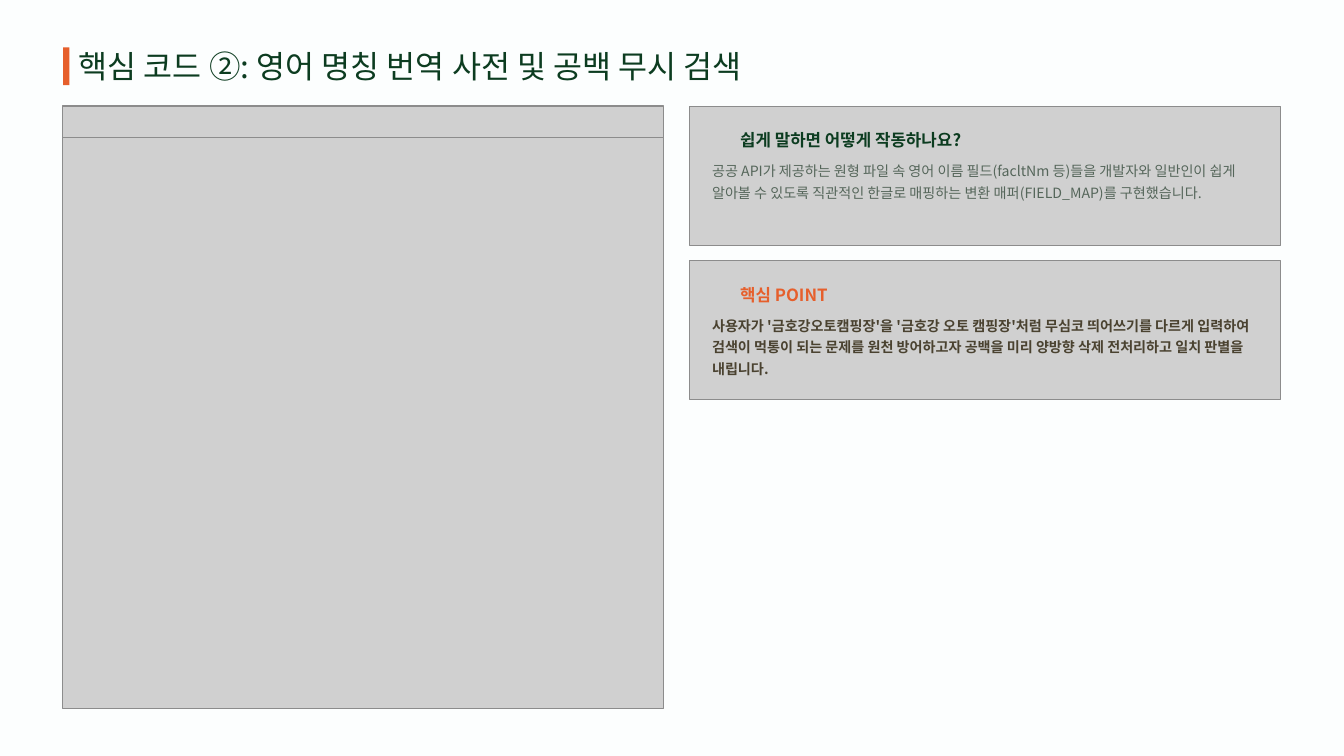
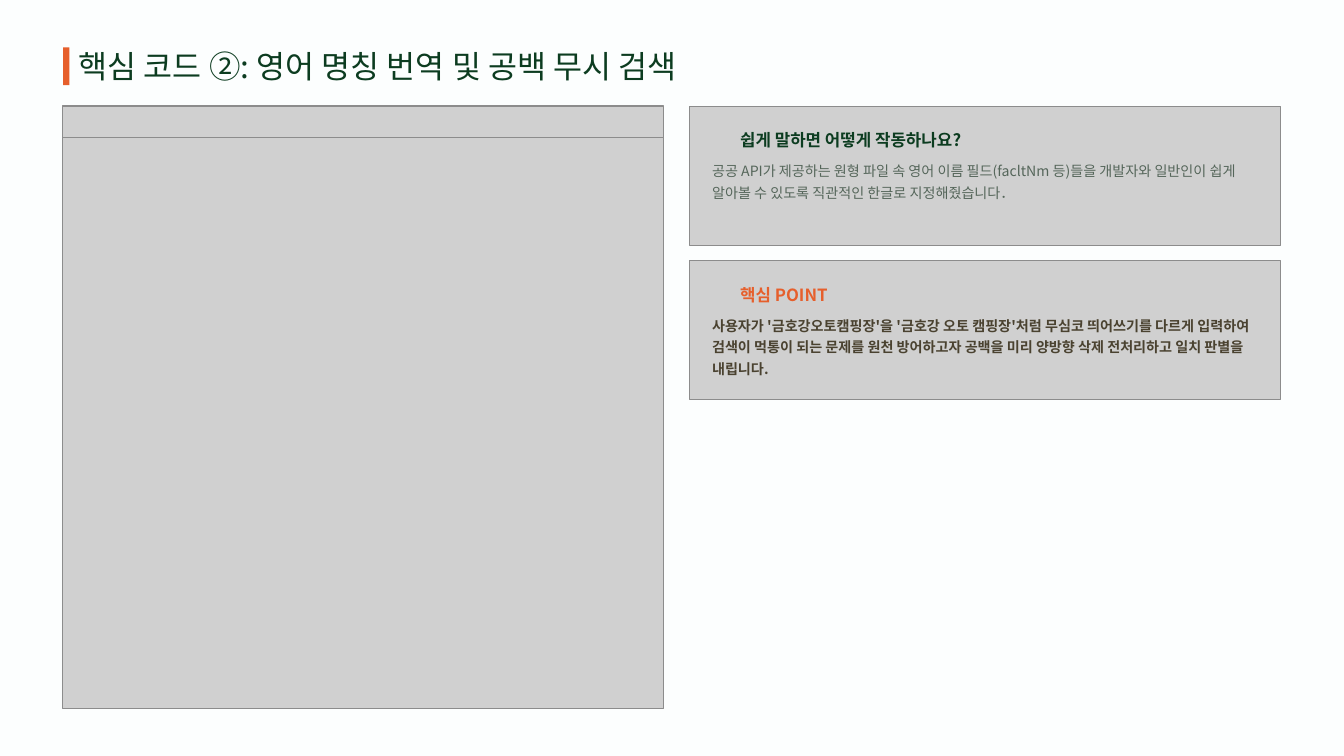
Before and after one commit to leejw4992-a11y/camping_scrapper, a slide deck: slide 9 of 캠핑_17기이정우.pptx. Drawn at 1344x756 pixels with LibreOffice and Linux fonts; fonts in the diff are those of the drawing; grey boxes stand for pictures; background and template pictures are left out. Boxes give left, top, right and bottom in pixels: in the first picture for what was removed or moved away, otherwise in the second. Text is boxed around its words. In the diff, an @@ line names an element or a change of style, - is before the commit and + after.

```diff
--- a/캠핑_17기이정우.pptx
+++ b/캠핑_17기이정우.pptx
@@ text at <box>79,51,676,81</box>: text changed @@
-핵심 코드 ②: 영어 명칭 번역 사전 및 공백 무시 검색
+핵심 코드 ②: 영어 명칭 번역 및 공백 무시 검색
@@ text at <box>712,164,1236,199</box>: text changed @@
-공공 API가 제공하는 원형 파일 속 영어 이름 필드(facltNm 등)들을 개발자와 일반인이 쉽게 알아볼 수 있도록 직관적인 한글로 매핑하는 변환 매퍼(FIELD_MAP)를 구현했습니다.
+공공 API가 제공하는 원형 파일 속 영어 이름 필드(facltNm 등)들을 개발자와 일반인이 쉽게 알아볼 수 있도록 직관적인 한글로 지정해줬습니다．
```
Also in this commit, not shown: 6 other slides changed, 5 other files.
